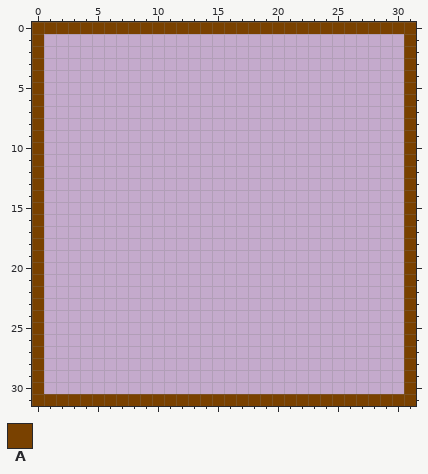
Pixel-art file, stored at Assets/Sprites/OpenDoor.ase. Above, as it was before the edit.
32x32 pixels, 1 frame.
Palette (. is transparent): A #794100
Pixels before, first column x 0:
 0 AAAAAAAAAAAAAAAAAAAAAAAAAAAAAAAA
 1 A..............................A
 2 A..............................A
 3 A..............................A
 4 A..............................A
 5 A..............................A
 6 A..............................A
 7 A..............................A
 8 A..............................A
 9 A..............................A
10 A..............................A
11 A..............................A
12 A..............................A
13 A..............................A
14 A..............................A
15 A..............................A
16 A..............................A
17 A..............................A
18 A..............................A
19 A..............................A
20 A..............................A
21 A..............................A
22 A..............................A
23 A..............................A
24 A..............................A
25 A..............................A
26 A..............................A
27 A..............................A
28 A..............................A
29 A..............................A
30 A..............................A
31 AAAAAAAAAAAAAAAAAAAAAAAAAAAAAAAA
The result:
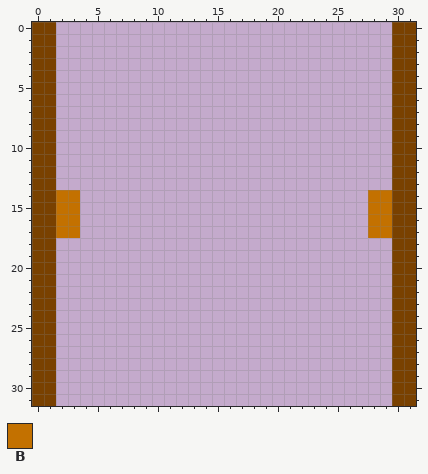
Colours new in this view: B #c37100
Commit: Open door now actually look like open door
The edit:
y 0: x 2..29 AAAAAAAAAAAAAAAAAAAAAAAAAAAA -> ............................
y 1..13: x 1 . -> A; x 30 . -> A
y 14..17: x 1..3 ... -> ABB; x 28..30 ... -> BBA
y 18..30: x 1 . -> A; x 30 . -> A
y 31: x 2..29 AAAAAAAAAAAAAAAAAAAAAAAAAAAA -> ............................
Pixel boxes of the changes (left, top, right, bottom) in both pictures:
changed: (44, 22, 404, 406)
